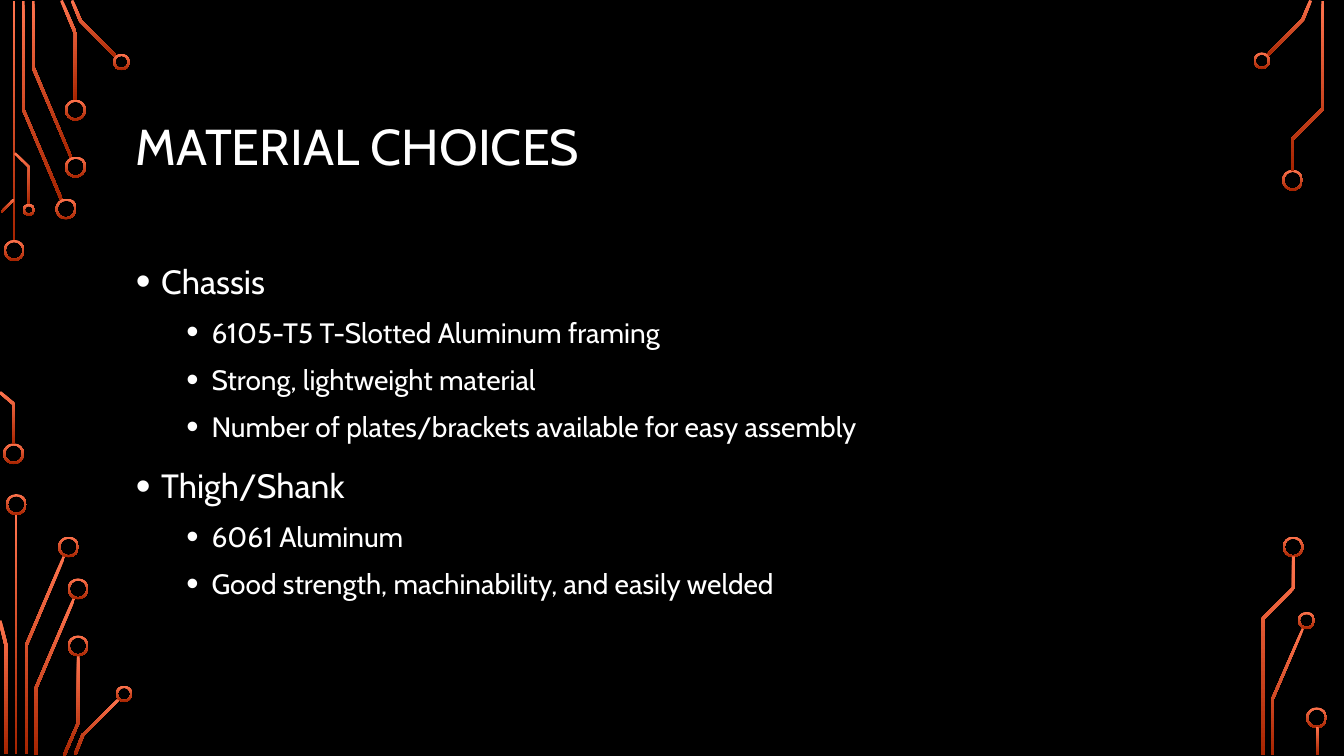
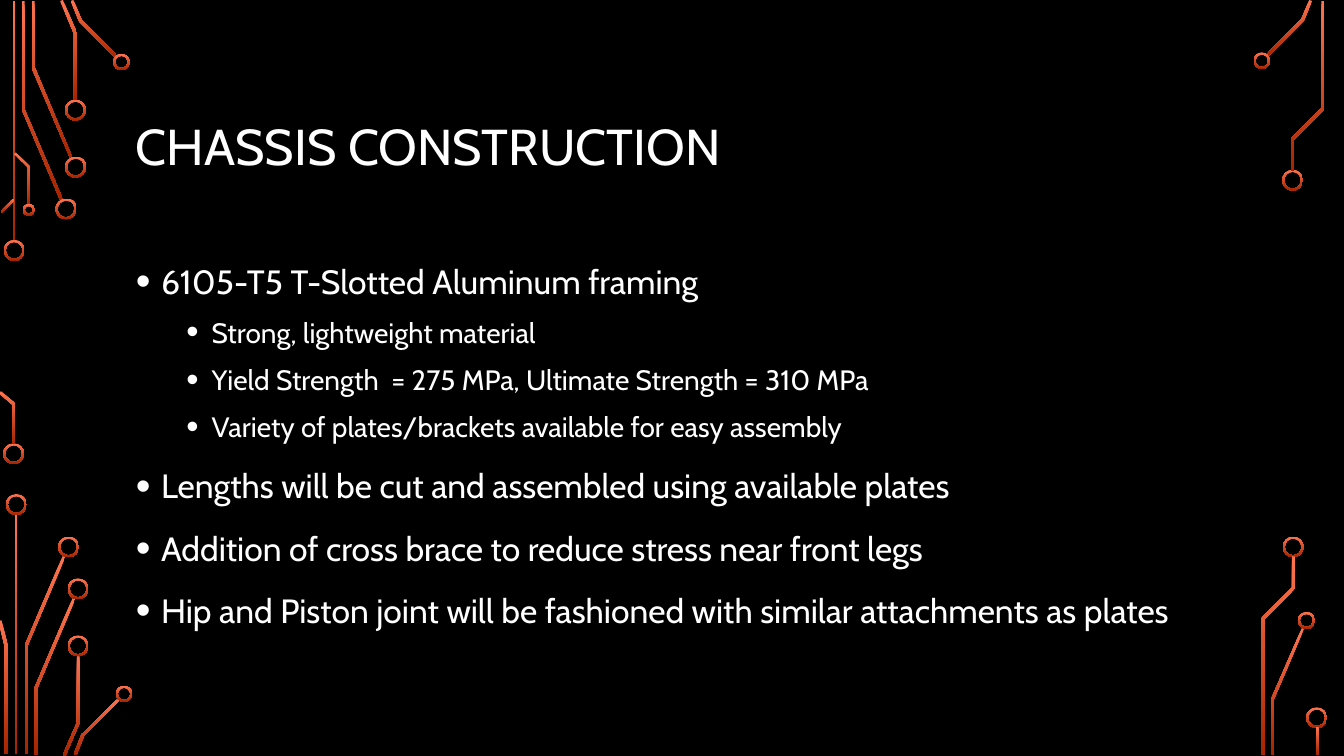
Before and after one commit to Logiant/AgileRoboticControls, a slide deck: slide 20 of Documentation/Presentation/Design Presentation/Design Presentation.pptx (slide 21 before the commit). Drawn at 1344x756 pixels with LibreOffice and Linux fonts; fonts in the diff are those of the drawing; background and template pictures are left out. Boxes give left, top, right and bottom in pixels: in the first picture for what was removed or moved away, otherwise in the second. Text is boxed around its words. In the diff, an @@ line names an element or a change of style, - is before the commit and + after.

Commit message:
Updated Presentation
Updated Mechanical Design Portion with beautiful pictures. Also did one
last touch up to the solid model.

```diff
--- a/Documentation/Presentation/Design Presentation/Design Presentation.pptx
+++ b/Documentation/Presentation/Design Presentation/Design Presentation.pptx
@@ title at (136, 129, 721, 166): text changed @@
-MATERIAL CHOICES
+CHASSIS CONSTRUCTION
@@ text at (161, 268, 265, 295): paragraph removed @@
-• Chassis
@@ text at (161, 268, 698, 302): size 20 to 24 pt in "6105-T5 T-Slotted Aluminum framing"; list level 2 to 1 in "6105-T5 T-Slotted Aluminum framing" @@
@@ text at (161, 369, 1169, 631): text changed; size 20 to 24 pt @@
-  • Number of plates/brackets available for easy assembly
-• Thigh/Shank
-  • 6061 Aluminum
-  • Good strength, machinability, and easily welded
+  • Yield Strength = 275 MPa, Ultimate Strength = 310 MPa
+  • Variety of plates/brackets available for easy assembly
+• Lengths will be cut and assembled using available plates
+• Addition of cross brace to reduce stress near front legs
+• Hip and Piston joint will be fashioned with similar attachments as plates
```
Also in this commit, not shown: 4 other slides changed, 4 slides added, 1 other file.
